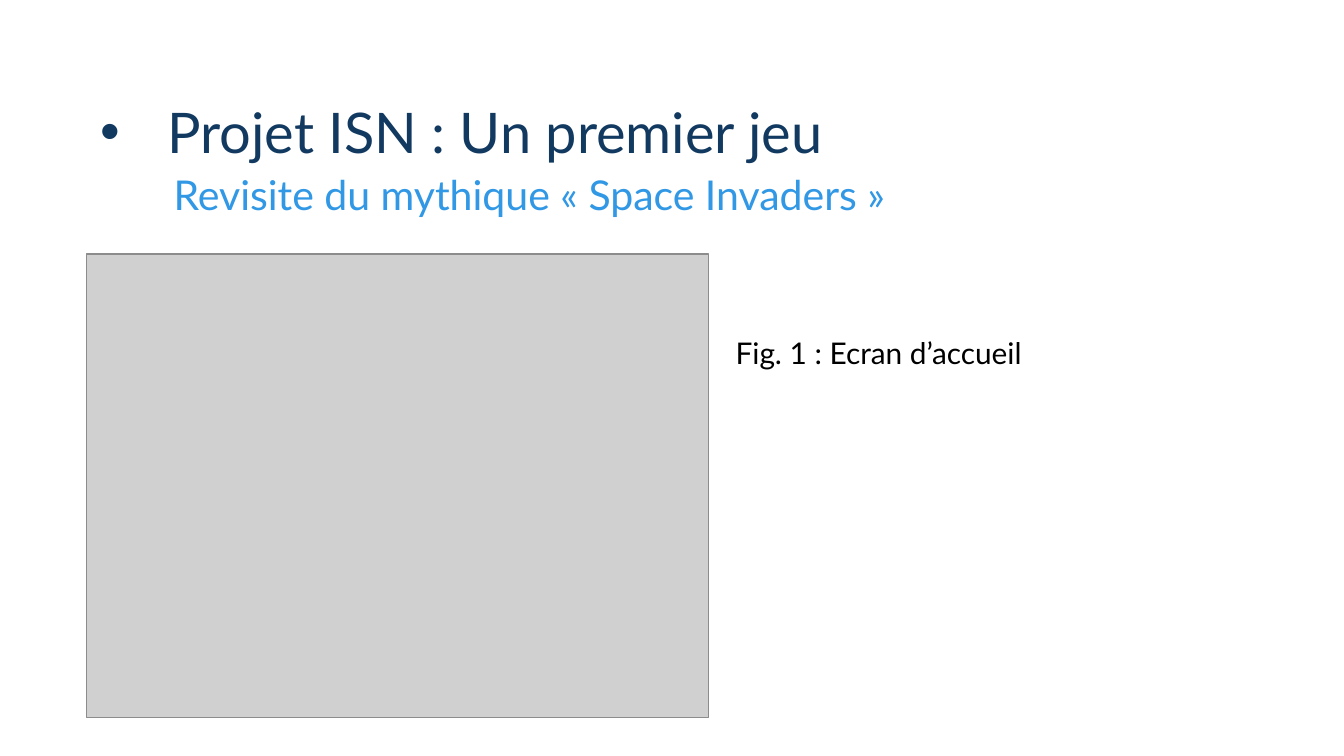
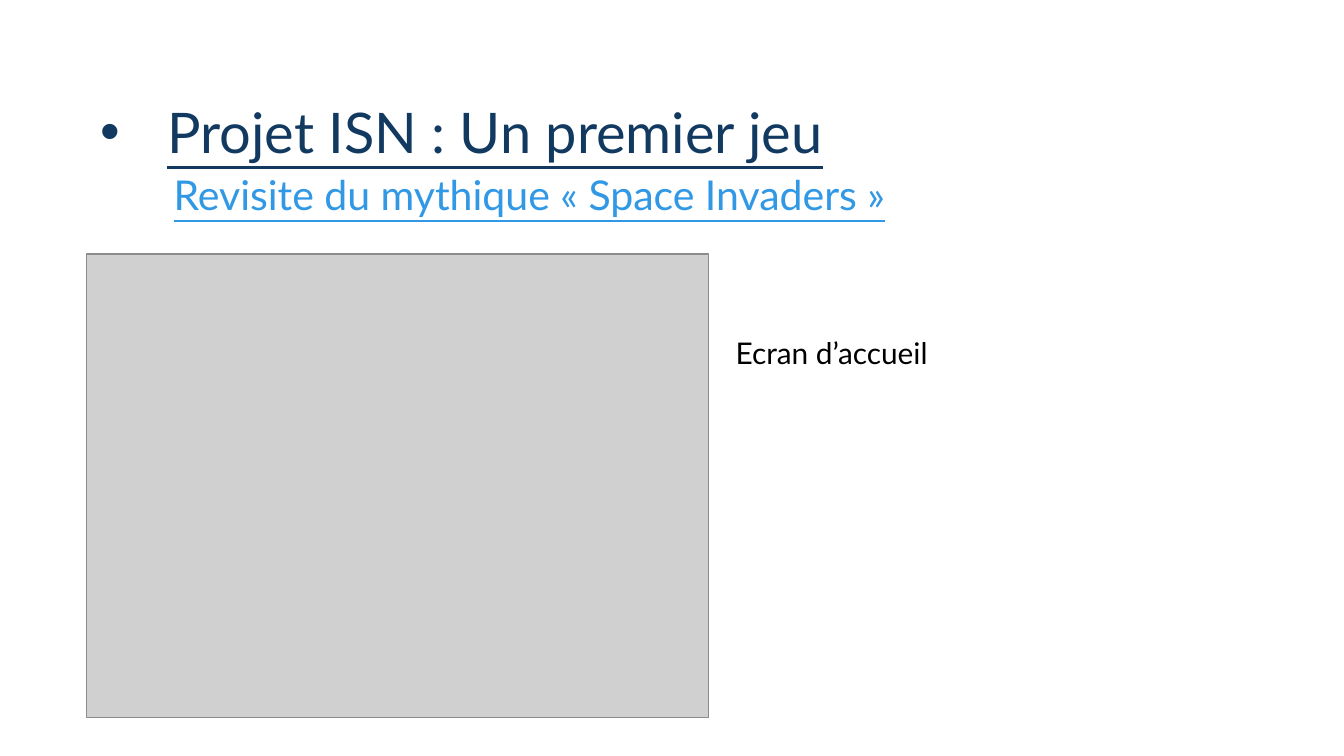
Before and after one commit to Tecnelm/ISN-SpaceInvaders, a slide deck: slide 1 of Présentation projet/Projet ISN.pptx. Drawn at 1344x756 pixels with LibreOffice and Linux fonts; fonts in the diff are those of the drawing; grey boxes stand for pictures; background and template pictures are left out. Boxes give left, top, right and bottom in pixels: in the first picture for what was removed or moved away, otherwise in the second. Text is boxed around its words. In the diff, an @@ line names an element or a change of style, - is before the commit and + after.

```diff
--- a/Présentation projet/Projet ISN.pptx
+++ b/Présentation projet/Projet ISN.pptx
@@ title "Projet ISN : Un premier ..." at [167,112,822,163]: underline on @@
@@ subtitle "Revisite du mythique « Space ..." at [174,179,857,217]: underline on @@
@@ text at [736,341,928,365]: text changed @@
-Fig. 1 : Ecran d’accueil
+Ecran d’accueil
```
Also in this commit, not shown: 1 other slide changed, 1 slide added, 5 other files.
